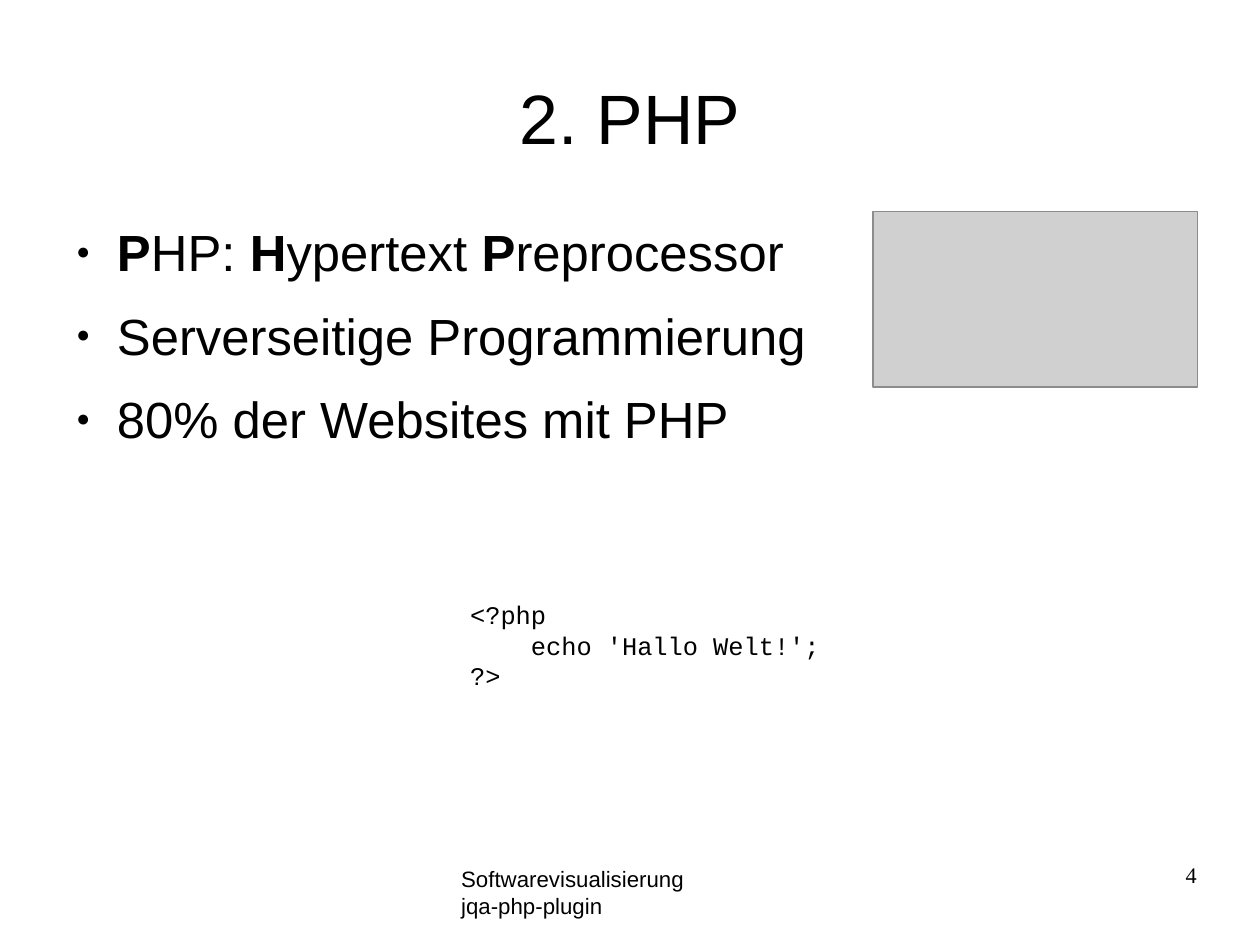
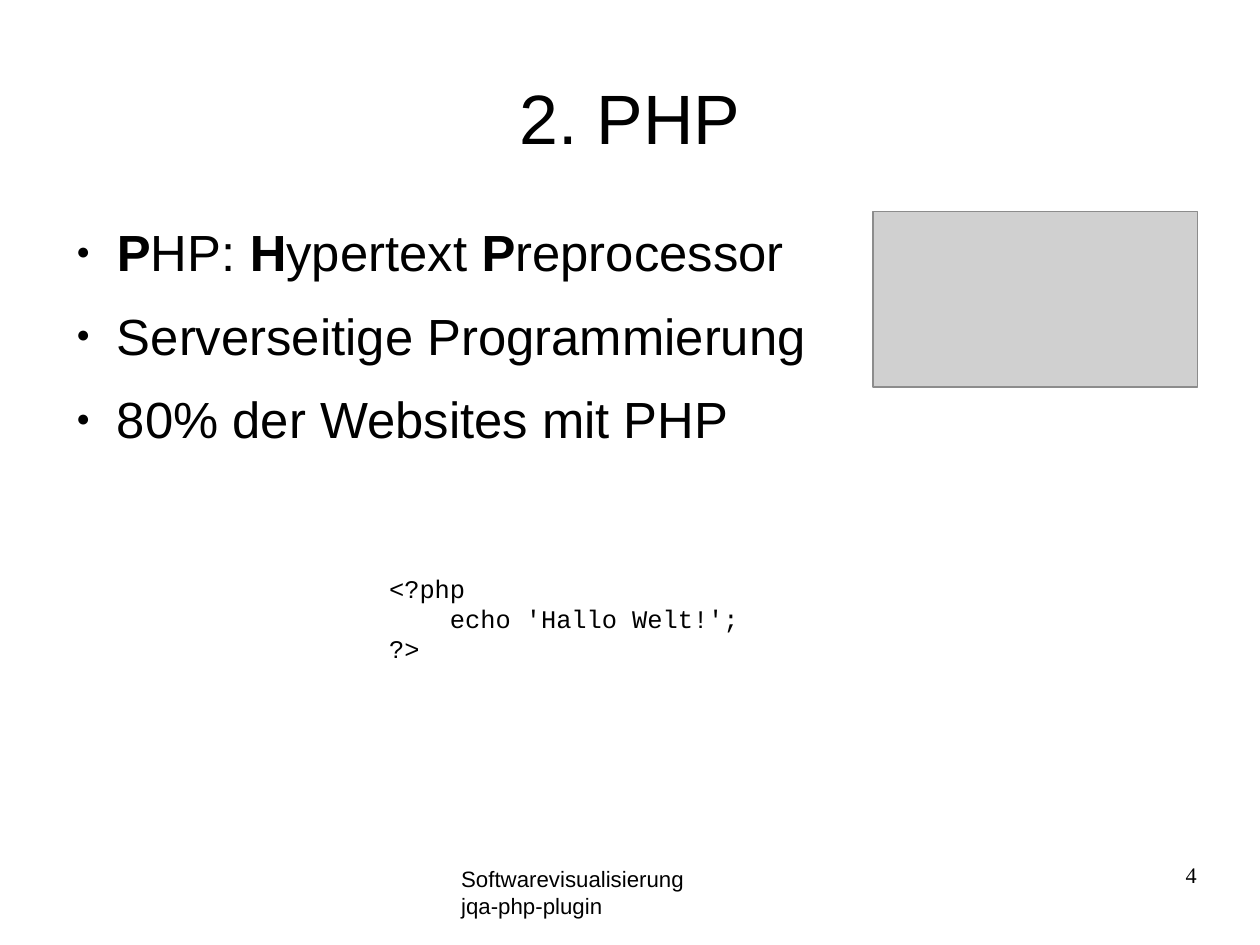
Before and after one commit to softvis-research/jqa-php-plugin, a slide deck: slide 4 of material/presentation.odp. Drawn at 1260x945 pixels with LibreOffice and Linux fonts; fonts in the diff are those of the drawing; grey boxes stand for pictures; background and template pictures are left out. Boxes give left, top, right and bottom in pixels: in the first picture for what was removed or moved away, otherwise in the second. Text is boxed around its words. In the diff, an @@ line names an element or a change of style, - is before the commit and + after.

```diff
--- a/material/presentation.odp
+++ b/material/presentation.odp
@@ text "<?php": place and size @@
-text "<?php" at box(470, 606, 819, 660)
+text "<?php" at box(389, 579, 738, 633)
```
Also in this commit, not shown: 3 slides added, 22 other files.
